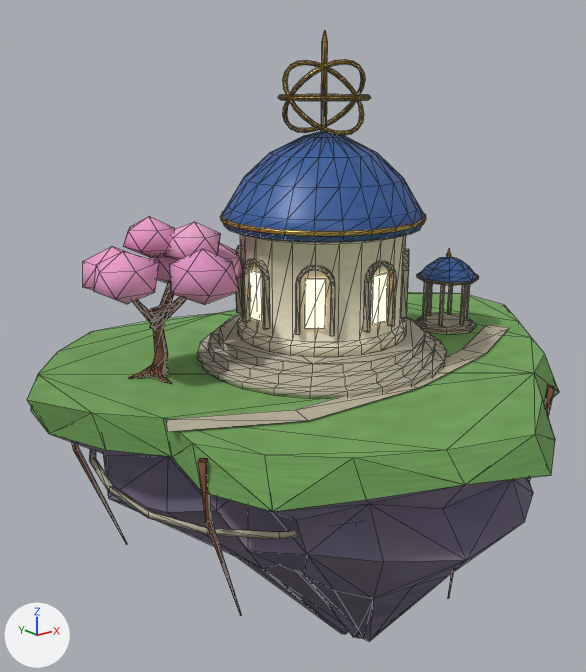
The glTF model public/assets/models/environment/sky-observatory.glb, before and after one commit.
Camera for both pictures: a camera (50 mm lens) standing at (-11.06, -12.83, 5.73) and looking at (-0.47, 0.41, 0.44). Lighting does not change. The marker at lower left points along +X, +Y and +Z. The first picture is the older version. Mesh edges are drawn as thin lines. Vertices at exactly the same position are counted once.

Before the edit, the objects in view are built like this:
```python
me_observatory_fractured_cliff_001 = bpy.data.meshes.new('observatory_fractured_cliff.001')
me_observatory_fractured_cliff_001.from_pydata(...)  # 2035 vertices, 3808 faces; spans x -6.1..6.84, y -5.83..4.83, z -6.98..6.68
me_observatory_fractured_cliff_001.materials.append(mat_lavender_layered_cliff)
me_observatory_fractured_cliff_001.materials.append(mat_meadow_and_moss)
me_observatory_fractured_cliff_001.materials.append(mat_warm_carved_timber)
me_observatory_fractured_cliff_001.materials.append(mat_carved_sandstone)
me_observatory_fractured_cliff_001.materials.append(mat_ivory_limestone)
me_observatory_fractured_cliff_001.materials.append(mat_warm_lit_glass)
me_observatory_fractured_cliff_001.materials.append(mat_royal_blue_glazed_slate)
me_observatory_fractured_cliff_001.materials.append(mat_brushed_antique_gold)
me_observatory_fractured_cliff_001.materials.append(mat_sakura_blossom_clusters)
me_observatory_fractured_cliff_001.materials.append(mat_deep_evergreen_foliage)
ob_sky_observatory = bpy.data.objects.new('sky-observatory', me_observatory_fractured_cliff_001)
ob_sky_observatory.location = (0.0, 0.0, 0.0)
```
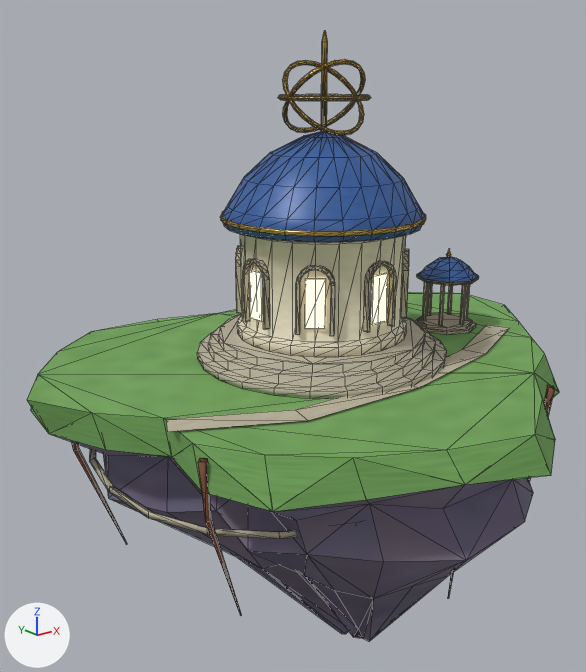
Pixel boxes (x1, y1, x2, y2) of what changed, in the pictures (586 x 672 px):
part 1 of me_observatory_fractured_cliff_001, deleted (pink)
    before: (83, 216, 243, 384)

What changed in the scene script:
```text
Change me_observatory_fractured_cliff_001:
    used by ob_sky_observatory; location = (0.0, 0.0, 0.0)
    remove me_observatory_fractured_cliff_001.from_pydata(...)  # 2035 vertices, 3808 faces; spans x -6.1..6.84, y -5.83..4.83, z -6.98..6.68
    add me_observatory_fractured_cliff_001.from_pydata(...)  # 1847 vertices, 3492 faces; spans x -6.1..6.84, y -5.83..4.83, z -6.98..6.68
    me_observatory_fractured_cliff_001 part 1: 15 loose pieces with 188 vertices, spanning x -4.9..-1.5, y -0.69..2.24, z 0.0..3.24, are deleted
    remove me_observatory_fractured_cliff_001.materials.append(mat_sakura_blossom_clusters)
```
